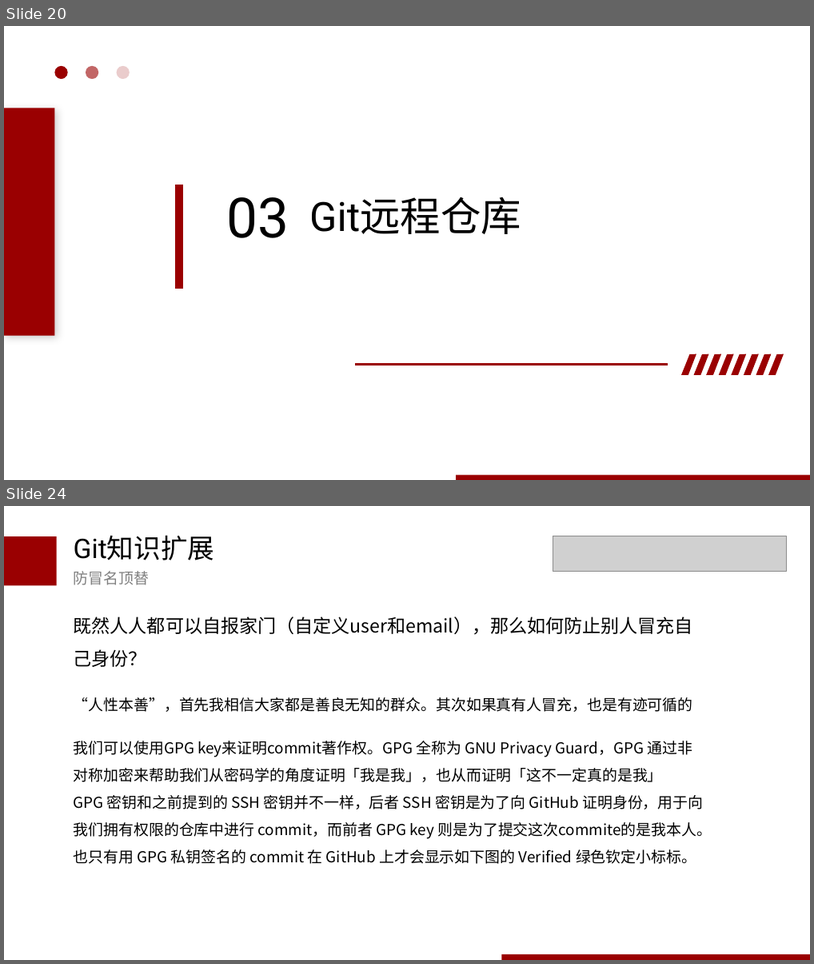
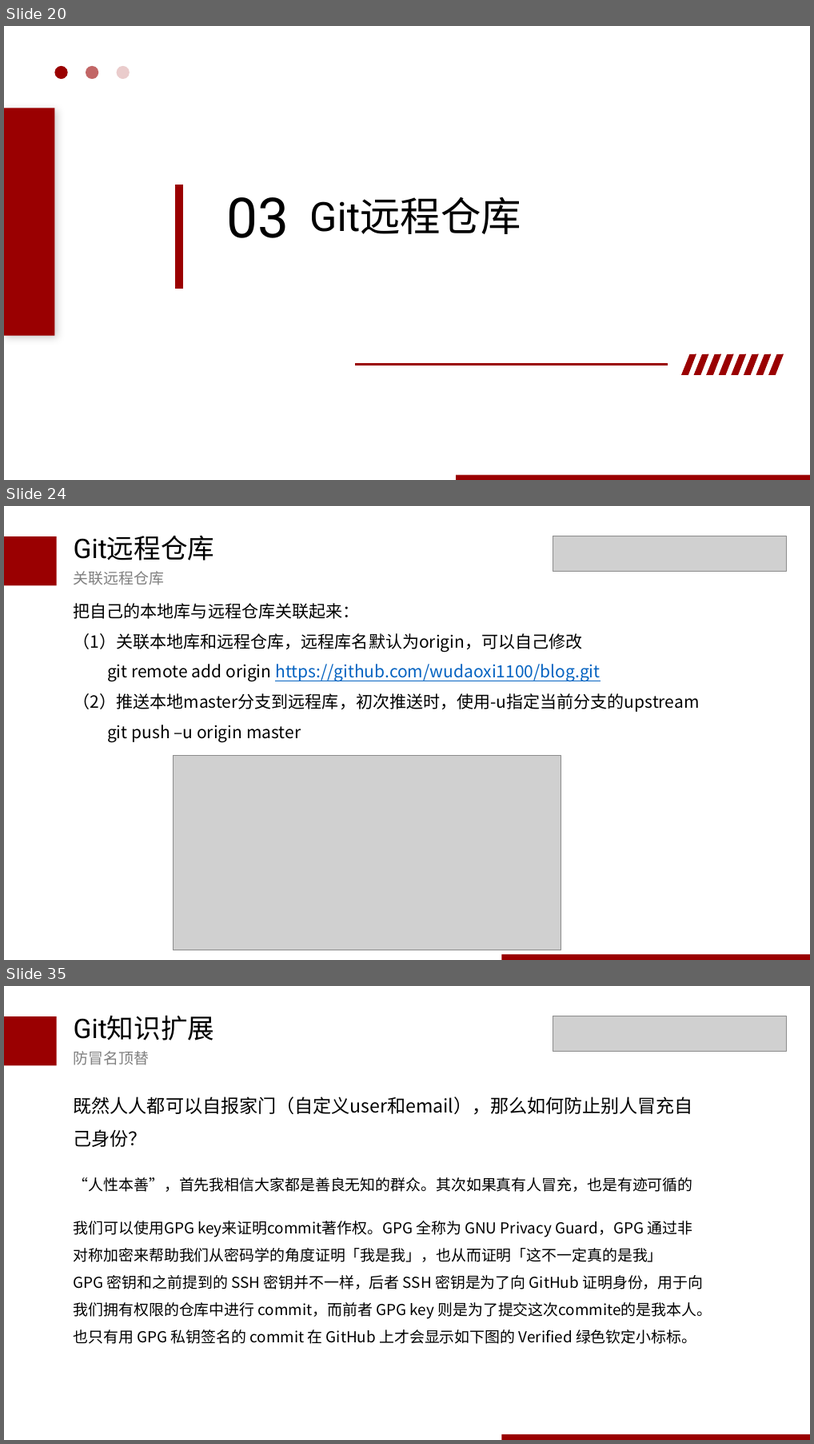
Before and after one commit to wudaoxi1100/blog, a slide deck: ppt/git介绍0325.pptx. Shown one above the other, each under a label of ours: slides 20 and 24 before the commit, slides 20, 24 and 35 after it; the slides between them are not shown. The pictures are 814x964 and 814x1444 pixels, drawn with LibreOffice and Linux fonts; fonts in the diff are those of the drawing; grey boxes stand for pictures. Boxes give left, top, right and bottom in pixels: in the first picture for what was removed or moved away, otherwise in the second. Text is boxed around its words. In the diff, an @@ line names an element or a change of style, - is before the commit and + after.

```diff
--- a/ppt/git介绍0325.pptx
+++ b/ppt/git介绍0325.pptx
@@ slide 24 added at [4, 506, 810, 960], background #FFFFFF @@
@@ rectangle added at [4, 537, 57, 586], fill #9A0001 @@
@@ text added at [74, 536, 215, 560], 32 pt, text #000000 @@
+Git远程仓库
@@ picture added at [554, 536, 787, 572] @@
@@ text added at [74, 571, 164, 585], 18 pt, text #808080 @@
+关联远程仓库
@@ text added at [74, 603, 700, 742], 20 pt, text #000000 @@
+把自己的本地库与远程仓库关联起来：
+（1）关联本地库和远程仓库，远程库名默认为origin，可以自己修改
+git remote add origin https://github.com/wudaoxi1100/blog.git
+（2）推送本地master分支到远程库，初次推送时，使用-u指定当前分支的upstream
+git push –u origin master
@@ picture added at [174, 756, 561, 950] @@
@@ rectangle added at [502, 954, 810, 960], fill #9A0001 @@
@@ what was slide 24 is now slide 35 @@
```
Also in this commit, not shown: 4 slides changed, 10 other slides added, 1 other file.
